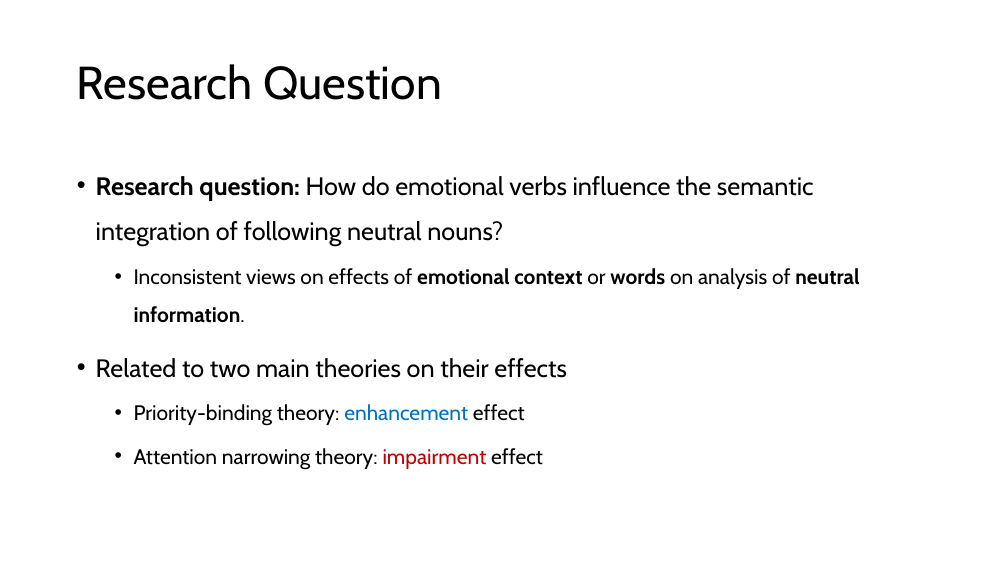
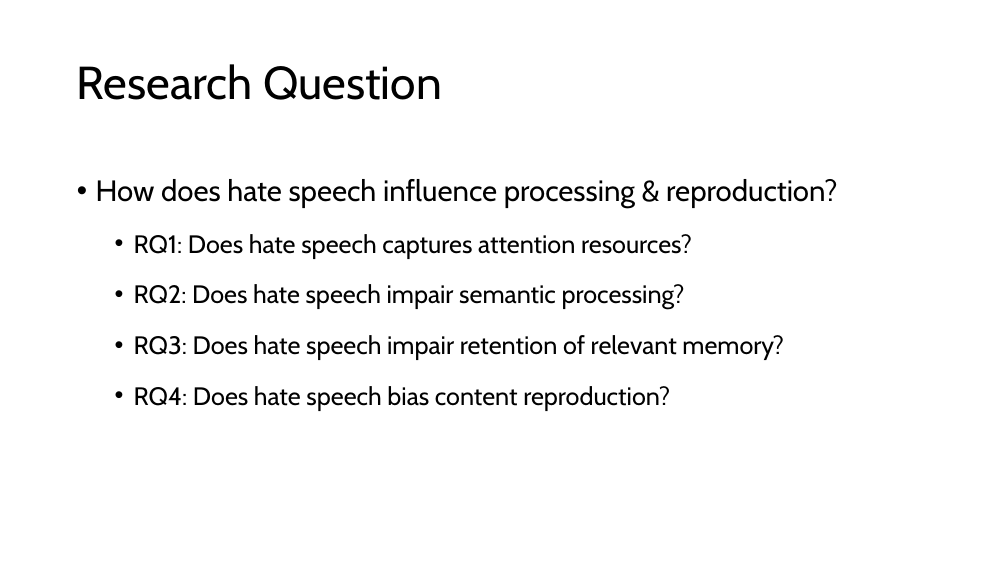
Before and after one commit to haba6030/Linguistics_Experiment, a slide deck: slide 7 of JinilKim_TermProject.pptx (slide 5 before the commit). Drawn at 1008x567 pixels with LibreOffice and Linux fonts; fonts in the diff are those of the drawing. Boxes give left, top, right and bottom in pixels: in the first picture for what was removed or moved away, otherwise in the second. Text is boxed around its words. In the diff, an @@ line names an element or a change of style, - is before the commit and + after.

Commit message:
Pilot analysis

```diff
--- a/JinilKim_TermProject.pptx
+++ b/JinilKim_TermProject.pptx
@@ text at (x1=96, y1=179, x2=837, y2=411): text changed; size 20 to 24 pt @@
-• Research question: How do emotional verbs influence the semantic integration of following neutral nouns?
-  • Inconsistent views on effects of emotional context or words on analysis of neutral information.
-• Related to two main theories on their effects
-  • Priority-binding theory: enhancement effect
-  • Attention narrowing theory: impairment effect
+• How does hate speech influence processing & reproduction?
+  • RQ1: Does hate speech captures attention resources?
+  • RQ2: Does hate speech impair semantic processing?
+  • RQ3: Does hate speech impair retention of relevant memory?
+  • RQ4: Does hate speech bias content reproduction?
```
Also in this commit, not shown: 3 other slides changed, 29 slides added, 10 slides removed, 23 other files.
